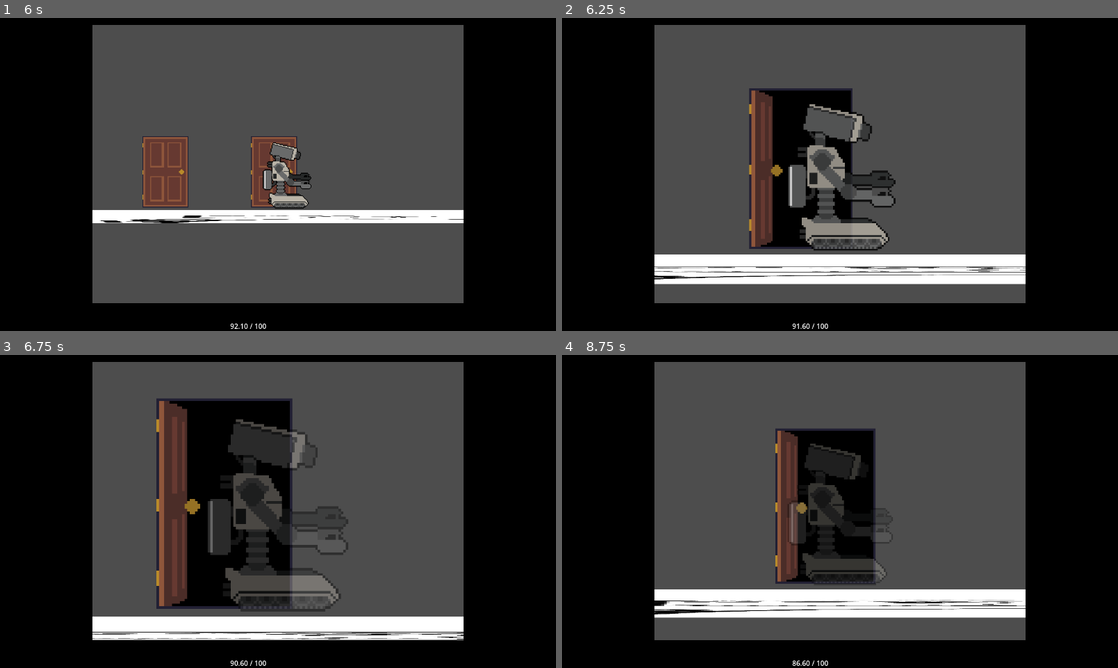
Above: before the commit, frames 1-4 (two rows, left to right).
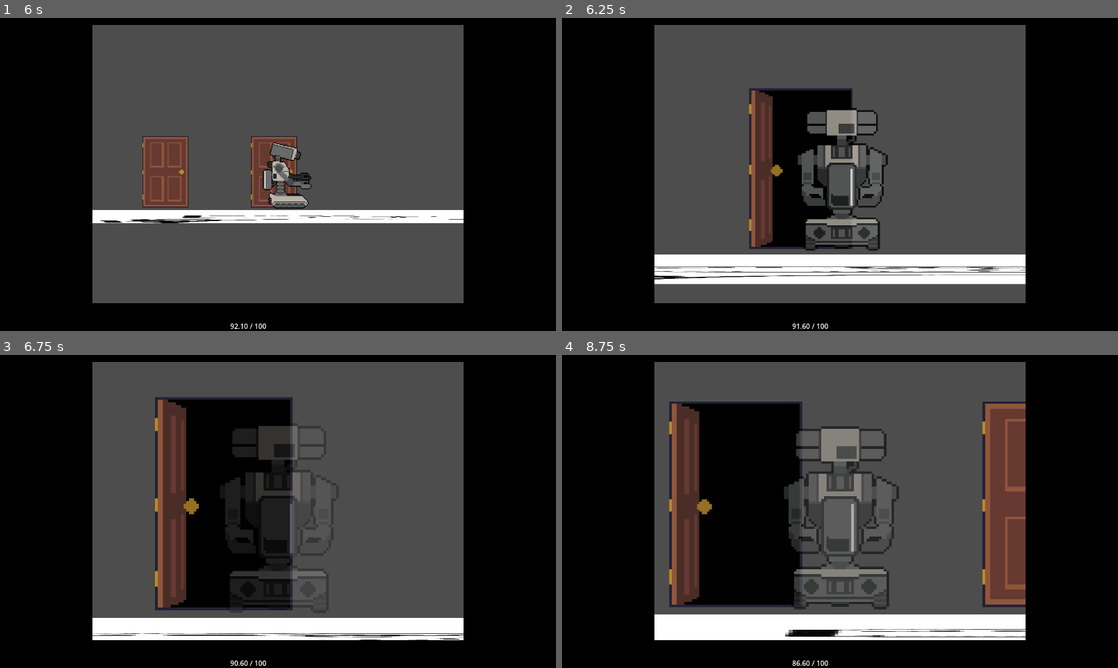
Above: after the commit, the same moments.

Repository: leorCD/Cleaning-Robot
Game: Godot game, scene res://scenes/main menu.tscn
The game is run twice, just before and just after one commit, with the same random seed, the same clock (stepped at 60 frames per second) and the same inputs.
Inputs:
- Up to frame 1 (6 s): click "play" at 0.5 s; click "play" at 1.25 s; tap Enter at 2 s; hold Space (interact, bound only before the commit) 2.03-2.78 s; hold D (right) 2.03-3.53 s; tap W (up) at 2.27, 2.3, 2.57, 2.85, 3.02, 3.32, 3.8, 4.52, 4.82 s; tap Space (interact, bound only before the commit) at 3.05, 4.35, 5.85 s; hold Space (interact, bound only before the commit) 3.53-4.28 s; hold A (left) 3.53-5.78 s; hold W (up) 5.03-5.78 s; tap Escape (escape) at 5.65 s; hold D (right) from 5.78 s (still down)
- Up to frame 2 (6.25 s): keep holding D (right); tap W (up) at 6.02 s
- Up to frame 3 (6.75 s): keep holding D (right); tap W (up) at 6.32 s; hold Space (interact, bound only before the commit) from 6.53 s (still down)
- Up to frame 4 (8.75 s): keep holding D (right); tap W (up) at 6.8, 7.35, 7.52, 7.82, 8.27, 8.3, 8.57 s; release Space (interact, bound only before the commit) at 7.28 s; tap Space (interact, bound only before the commit) at 7.55 s; hold Space (interact, bound only before the commit) from 8.03 s (still down)

Frame 1 is identical in both runs. In frame 2, 4.5% of the frame differs, in the area x 40-60%, y 27-75%; in frame 3, 7.3%; in frame 4, 35%, in the area x 16-84%, y 14-92%.
Error before the commit: Invalid call. Nonexistent function 'interact' in base 'Area2D (sink.gd)'. (res://player/modules/interact_module.gd:15)
Error after the commit: Invalid access to property or key 'position' on a base object of type 'Nil'. (res://player/modules/interact_module.gd:52)

Commit message:
Refactored animation system

Diff:
--- a/objects/door/door.gd
+++ b/objects/door/door.gd
@@ -1,41 +1,53 @@
-extends Area2D
+extends Interactable
 class_name Door
 
 @export var leadsTo : Door = null
+@onready var openTexture : Texture2D = load("res://objects/door/DoorOpen.png")
+@onready var closeTexture : Texture2D = load("res://objects/door/DoorClose.png")
+
+var isTransitioning : bool = false
+func interact(player : Player) -> void:
+	if not leadsTo:
+		return
+	if isTransitioning:
+		return
+
+	isTransitioning = true
+	await enter_door(player)
+	isTransitioning = false
 
 
-@onready var openTexture : Texture2D = load("res://objects/door/DoorOpen.png")
-@onready var closeTexture : Texture2D = load("res://objects/door/DoorClose.png")
-func interact(player : Player) -> void:
-	if not leadsTo: return
-
-	change_texture(openTexture)
-	await fade_player_out(player)
-	change_texture(closeTexture)
-
-	leadsTo.change_texture(openTexture)
-
-	player.global_position = leadsTo.global_position
-
-	await fade_player_in(player)
-	leadsTo.change_texture(closeTexture)
 
 func change_texture(texture : Texture2D) -> void:
 	$DoorSprite.texture = texture
 
+func enter_door(player: Player) -> void:
+	change_texture(openTexture)
 
-func fade_player_out(player: Player) -> void:
 	player.can_move(false)
+	player.actionState = States.ActionState.DOOR_ENTER
 
+	player.modulate.a = 1.0
 	var fadeAway = create_tween()
 	fadeAway.tween_property(player, "modulate:a", 0.0, 1.0)
-
 	await fadeAway.finished
 
+	change_texture(closeTexture)
+	player.global_position = leadsTo.global_position
 
-func fade_player_in(player: Player) -> void:
+	await leadsTo.exit_door(player)
+
+func exit_door(player: Player) -> void:
+	change_texture(openTexture)
+
+	player.actionState = States.ActionState.DOOR_EXIT
+
+	player.modulate.a = 0.0
 	var fadeIn = create_tween()
 	fadeIn.tween_property(player, "modulate:a", 1.0, 1.0)
+	await fadeIn.finished
 
-	await fadeIn.finished
+	change_texture(closeTexture)
 	player.can_move(true)
+
+	player.actionState = States.ActionState.NONE
--- /dev/null
+++ b/player/States.gd
@@ -0,0 +1,15 @@
+class_name States
+
+enum MovementState{ # looping
+	NONE,
+	STANDING,
+	CROUCHING,
+	REACHING,
+}
+
+enum ActionState{ # one shot animations
+	NONE,
+	DIED,
+	DOOR_ENTER,
+	DOOR_EXIT,
+}
--- a/player/interactiontype.gd
+++ /dev/null
@@ -1,8 +0,0 @@
-class_name InteractionType
-
-enum Stance{
-	NONE,
-	STANDING,
-	CROUCHING,
-	REACHING
-}
--- a/player/modules/battery_module.gd
+++ b/player/modules/battery_module.gd
@@ -1,7 +1,7 @@
 extends Node2D
 class_name BatteryModule
 
-@onready var parent : Player = self.get_parent()
+@onready var player : Player = self.get_parent()
 @export var batteryLabel : Label = null
 
 var currBattery : float = 100
@@ -9,7 +9,7 @@
 var batteryDepletionRate : float = 2.0 # per second
 
 func _physics_process(delta: float) -> void:
-	if parent.direction and (not parent.velocity == Vector2.ZERO):
+	if player.direction and (not player.velocity == Vector2.ZERO):
 		subtract_battery(batteryDepletionRate * delta)
 
 	if currBattery <= 0:
@@ -24,4 +24,4 @@
 
 	if currBattery <= 0: # only reached if they just died
 		currBattery = 0
-		parent.die()
+		player.die()
--- a/player/modules/interact_module.gd
+++ b/player/modules/interact_module.gd
@@ -1,35 +1,52 @@
 extends Area2D
 class_name InteractionModule
 
-@onready var parent : Player = self.get_parent()
+@onready var player : Player = self.get_parent()
 @export var TaskHud : CanvasLayer = null
 
 var nearbyInteractables : Array[Node] = []
 var targetInteractable : Node = null
+var isBusy : bool = false
 var currentTask : Cleanable = null
 var taskUI : Node = null
 
 func _unhandled_input(event: InputEvent) -> void:
-	if event.is_action_pressed("up"):
-		if not targetInteractable: return
-		targetInteractable.interact(parent)
+	if event.is_action_pressed("escape"):
+		if currentTask:
+			end_task()
+		isBusy = false
 
-	if event.is_action_pressed("interact"):
-		start_task()
+	if isBusy: return # everything past this point cannot be reached if alraedy interacting
 
-	if event.is_action_pressed("escape"):
-		end_task()
+	if event.is_action_pressed("up") and (not isBusy):
+		if not (targetInteractable and targetInteractable is Interactable):
+			return # if no interactable and target isn't an interactable
+		if isBusy:
+			return
+
+		isBusy = true
+		await targetInteractable.interact(player)
+		isBusy = false
+
+	if event.is_action_pressed("spacebar"):
+		if isBusy:
+			return
+		if start_task():
+			isBusy = true
+
 
 
 # start and end tasks
-func start_task() -> void:
-	if not targetInteractable: return
-	if currentTask: return
+func start_task() -> bool:
+	if not targetInteractable:
+		return false # if there isn't any object to interact with
+	if currentTask:
+		return false # if they're already doing a task
 
-	var currentStance = parent.get_stance()
+	var movementState = player.movementState
 
 	currentTask = targetInteractable
-	taskUI = currentTask.start_task(currentStance)
+	taskUI = currentTask.start_task(movementState)
 
 	$TaskLayer.add_child(taskUI)
 	taskUI.position.y = taskUI.size.y
@@ -38,17 +55,20 @@
 	TweenIn.set_ease(Tween.EASE_OUT)
 	TweenIn.tween_property(taskUI, "position:y", 0.0, 1.0)
 
-	parent.can_move(false)
+	player.can_move(false)
+	return true
 
 func end_task() -> void:
-	if currentTask:
-		currentTask.end_task()
-		currentTask = null
+	if not currentTask:
+		return
 
-		var TweenOut = create_tween()
-		TweenOut.set_trans(Tween.TRANS_QUART)
-		TweenOut.tween_property(taskUI, "position:y", taskUI.size.y, 1.0)
-	parent.can_move(true)
+	currentTask.end_task()
+	currentTask = null
+
+	var TweenOut = create_tween()
+	TweenOut.set_trans(Tween.TRANS_QUART)
+	TweenOut.tween_property(taskUI, "position:y", taskUI.size.y, 1.0)
+	player.can_move(true)
 
 
 
--- a/player/player.gd
+++ b/player/player.gd
@@ -4,18 +4,23 @@
 @onready var sprite = $Sprite2D
 @onready var camera = $Camera2D
 
-var currentStance : InteractionType.Stance = InteractionType.Stance.STANDING # default stance
+signal state_changed
+var movementState : States.MovementState = States.MovementState.STANDING # default State
+var actionState : States.ActionState = States.ActionState.NONE # default State
 
-var gravity : float = 9.81 * 5000
+var gravity : float = 9.81 * 100
+var direction : float
 var speed : int = 2 * 5000
 var crouching : bool = false
 var reaching : bool = false
-var direction : float
 var alive : bool = true
 var freezeMovement : bool = false
 
 func _physics_process(delta: float) -> void:
-	if (not alive) or freezeMovement: return
+	if (not alive):
+		return
+	if freezeMovement:
+		return
 
 	# apply gravity
 	if not self.is_on_floor():
@@ -30,42 +35,26 @@
 	crouching = Input.is_action_pressed("down")
 	reaching = Input.is_action_pressed("up")
 
-	# set current cleaning stance
-	#currentStance = InteractionType.Stance.CROUCH if crouching else InteractionType.Stance.STAND
-	# this above code was replaced since theres 3 stances and not 2
+	# set current movement state (for cleaning tasks)
 	if crouching:
-		change_sprite("crouching")
-		currentStance = InteractionType.Stance.CROUCHING
+		movementState = States.MovementState.CROUCHING
 	elif reaching:
-		change_sprite("reaching")
-		currentStance = InteractionType.Stance.REACHING
+		movementState = States.MovementState.REACHING
 	else:
-		change_sprite("standing")
-		currentStance = InteractionType.Stance.STANDING
+		movementState = States.MovementState.STANDING
 
 	move_and_slide()
 
-var crouchingTexture = preload("res://player/RoombaF.png")
-var standingTexture = preload("res://player/RoombaS.png")
 func _process(_delta: float) -> void:
-	if (not alive) or freezeMovement: return
+	if (not alive) or freezeMovement:
+		return
 
 	if direction == -1:
 		sprite.flip_h = true
 	elif direction == 1:
 		sprite.flip_h = false
 
-func change_sprite(newSpriteName) -> void:
-	match newSpriteName.to_lower():
-		"crouching":
-			sprite.texture = crouchingTexture
-		"standing":
-			sprite.texture = standingTexture
-		#"Reaching":
-			#sprite.texture = crouchTexture
 
-func get_stance() -> InteractionType.Stance:
-	return currentStance
 
 func die() -> void:
 	self.alive = false
--- a/player/player.tscn
+++ b/player/player.tscn
@@ -5,6 +5,9 @@
 [ext_resource type="Script" uid="uid://bbb5iqjvy5g8c" path="res://player/modules/interact_module.gd" id="3_g1dw6"]
 [ext_resource type="Script" uid="uid://bk30v3cqra17j" path="res://player/modules/battery_module.gd" id="3_qjkh3"]
 [ext_resource type="Script" uid="uid://dlax8vfao6kk6" path="res://player/modules/hud_module.gd" id="4_yw30f"]
+[ext_resource type="Texture2D" uid="uid://dbdh2ygijrccc" path="res://player/RoombaF.png" id="6_g6k8r"]
+[ext_resource type="Script" uid="uid://crh2i3ux772w2" path="res://player/player_animator.gd" id="7_boad6"]
+[ext_resource type="Texture2D" uid="uid://dcw5aenhv68b8" path="res://player/RoombaB.png" id="7_rgyib"]
 
 [sub_resource type="RectangleShape2D" id="RectangleShape2D_rkbax"]
 size = Vector2(52, 76)
@@ -27,6 +30,93 @@
 
 [sub_resource type="LabelSettings" id="LabelSettings_rgyib"]
 font = SubResource("SystemFont_boad6")
+
+[sub_resource type="Animation" id="Animation_boad6"]
+length = 0.001
+tracks/0/type = "value"
+tracks/0/imported = false
+tracks/0/enabled = true
+tracks/0/path = NodePath("Sprite2D:texture")
+tracks/0/interp = 1
+tracks/0/loop_wrap = true
+tracks/0/keys = {
+"times": PackedFloat32Array(0),
+"transitions": PackedFloat32Array(1),
+"update": 1,
+"values": [ExtResource("2_qjkh3")]
+}
+
+[sub_resource type="Animation" id="Animation_rgyib"]
+resource_name = "crouching"
+loop_mode = 1
+step = 0.0333
+tracks/0/type = "value"
+tracks/0/imported = false
+tracks/0/enabled = true
+tracks/0/path = NodePath("Sprite2D:texture")
+tracks/0/interp = 1
+tracks/0/loop_wrap = true
+tracks/0/keys = {
+"times": PackedFloat32Array(0),
+"transitions": PackedFloat32Array(1),
+"update": 1,
+"values": [ExtResource("6_g6k8r")]
+}
+
+[sub_resource type="Animation" id="Animation_2ieo8"]
+resource_name = "door_enter"
+tracks/0/type = "value"
+tracks/0/imported = false
+tracks/0/enabled = true
+tracks/0/path = NodePath("Sprite2D:texture")
+tracks/0/interp = 1
+tracks/0/loop_wrap = true
+tracks/0/keys = {
+"times": PackedFloat32Array(0),
+"transitions": PackedFloat32Array(1),
+"update": 1,
+"values": [ExtResource("7_rgyib")]
+}
+
+[sub_resource type="Animation" id="Animation_8t03j"]
+resource_name = "door_exit"
+tracks/0/type = "value"
+tracks/0/imported = false
+tracks/0/enabled = true
+tracks/0/path = NodePath("Sprite2D:texture")
+tracks/0/interp = 1
+tracks/0/loop_wrap = true
+tracks/0/keys = {
+"times": PackedFloat32Array(0),
+"transitions": PackedFloat32Array(1),
+"update": 1,
+"values": [ExtResource("6_g6k8r")]
+}
+
+[sub_resource type="Animation" id="Animation_hg6s5"]
+resource_name = "standing"
+loop_mode = 1
+tracks/0/type = "value"
+tracks/0/imported = false
+tracks/0/enabled = true
+tracks/0/path = NodePath("Sprite2D:texture")
+tracks/0/interp = 1
+tracks/0/loop_wrap = true
+tracks/0/keys = {
+"times": PackedFloat32Array(0),
+"transitions": PackedFloat32Array(1),
+"update": 1,
+"values": [ExtResource("2_qjkh3")]
+}
+
+[sub_resource type="AnimationLibrary" id="AnimationLibrary_8t03j"]
+_data = {
+&"RESET": SubResource("Animation_boad6"),
+&"crouching": SubResource("Animation_rgyib"),
+&"door_enter": SubResource("Animation_2ieo8"),
+&"door_exit": SubResource("Animation_8t03j"),
+&"standing": SubResource("Animation_hg6s5")
+}
 
 [node name="CharacterBody2D" type="CharacterBody2D" unique_id=1653520843]
 script = ExtResource("1_rkbax")
@@ -90,5 +180,11 @@
 grow_vertical = 0
 label_settings = SubResource("LabelSettings_rgyib")
 
+[node name="AnimationModule" type="AnimationPlayer" parent="." unique_id=1491430404]
+libraries/ = SubResource("AnimationLibrary_8t03j")
+script = ExtResource("7_boad6")
+
+[connection signal="state_changed" from="." to="AnimationModule" method="_on_state_changed"]
 [connection signal="area_entered" from="InteractModule" to="InteractModule" method="_on_area_entered"]
 [connection signal="area_exited" from="InteractModule" to="InteractModule" method="_on_area_exited"]
+[connection signal="animation_finished" from="AnimationModule" to="AnimationModule" method="_on_animation_finished"]
--- /dev/null
+++ b/player/player_animator.gd
@@ -0,0 +1,41 @@
+extends AnimationPlayer
+
+@onready var player : Player = self.get_parent()
+var movementAnims = {
+	States.MovementState.CROUCHING : "crouching",
+	States.MovementState.STANDING : "standing",
+	States.MovementState.REACHING : "reaching",
+}
+var actionAnims = {
+	States.ActionState.DIED : "died",
+	States.ActionState.DOOR_ENTER : "door_enter",
+	States.ActionState.DOOR_EXIT : "door_exit",
+}
+
+func _process(_delta: float) -> void:
+	update_sprite()
+
+
+
+func update_sprite() -> void:
+	var actionAnim = actionAnims.get(player.actionState)
+	if actionAnim: # blocks movement animations
+		try_playing(actionAnim)
+		return
+
+	var movementAnim = movementAnims.get(player.movementState)
+	if movementAnim: # if the current state is in the movement animation priority
+		try_playing(movementAnim)
+
+var attemptedAnimationName : String = ""
+func try_playing(newAnimName : String) -> void:
+	if attemptedAnimationName == newAnimName: # if you're trying to play the same anim and it didn't work last time
+		return
+
+	if not self.has_animation(newAnimName): # if animation doesnt exist
+		push_warning("Nonexistent animation/sprite by the name : '" + newAnimName + "'")
+		attemptedAnimationName = newAnimName
+		return
+
+	if self.current_animation != newAnimName:
+		play(newAnimName)
--- a/project.godot
+++ b/project.godot
@@ -52,7 +52,7 @@
 "events": [Object(InputEventKey,"resource_local_to_scene":false,"resource_name":"","device":-1,"window_id":0,"alt_press …(192 unchanged characters)…
 ]
 }
-interact={
+spacebar={
 "deadzone": 0.2,
 "events": [Object(InputEventKey,"resource_local_to_scene":false,"resource_name":"","device":-1,"window_id":0,"alt_press …(191 unchanged characters)…
 ]
--- a/scripts/cleanableObjects/cleanableClass.gd
+++ b/scripts/cleanable_Class.gd
@@ -7,24 +7,24 @@
 @export var ReachingTaskScene : PackedScene = null
 var active_task : Node = null
 
-func start_task(stance : InteractionType.Stance) -> Node:
+func start_task(State : States.MovementState) -> Node:
 	var task_scene : PackedScene = null
 
-	match stance: # match the value of stance to one of the listed values
-		InteractionType.Stance.STANDING: # standing value
+	match State: # match the value of State to one of the listed values
+		States.MovementState.STANDING: # standing value
 			task_scene = StandingTaskScene
 			#start_standing_task()
-		InteractionType.Stance.CROUCHING: # crouching value
+		States.MovementState.CROUCHING: # crouching value
 			task_scene = CrouchingTaskScene
 			#start_crouching_task()
-		InteractionType.Stance.REACHING: # reaching value
+		States.MovementState.REACHING: # reaching value
 			task_scene = ReachingTaskScene
 			#start_reaching_task()
 		_: # default case
 			print("error - something bad happened fix it")
 
 	if task_scene == null:
-		push_warning("no task assigned for " + InteractionType.Stance.keys()[stance] + " on " + name)
+		push_warning("no task assigned for " + States.MovementState.keys()[State] + " on " + name)
 		return
 
 	active_task = task_scene.instantiate()
--- /dev/null
+++ b/scripts/interactable_Class.gd
@@ -0,0 +1,5 @@
+extends Node
+class_name Interactable
+
+func interact(_player : Player) -> void:
+	pass
--- a/tasks/sink/sink.tscn
+++ b/tasks/sink/sink.tscn
@@ -1,6 +1,6 @@
 [gd_scene format=3 uid="uid://dwj8dxk2orq1x"]
 
-[ext_resource type="Script" uid="uid://bbijc464j823o" path="res://scenes/sink.gd" id="1_un3s4"]
+[ext_resource type="Script" uid="uid://bbijc464j823o" path="res://tasks/sink/sink.gd" id="1_un3s4"]
 [ext_resource type="Texture2D" uid="uid://bgm2k0dlyukn6" path="res://textures/sink.png" id="2_y3rjl"]
 
 [sub_resource type="RectangleShape2D" id="RectangleShape2D_dwgg1"]
Binary file added: player/RoombaB.png
Not shown, added: player/RoombaB.png.import
Renamed: player/interactiontype.gd.uid -> player/States.gd.uid
Not shown, added: player/player_animator.gd.uid
Renamed: scripts/cleanableObjects/cleanableClass.gd.uid -> scripts/cleanable_Class.gd.uid
Not shown, added: scripts/interactable_Class.gd.uid
Renamed: scenes/sink.gd -> tasks/sink/sink.gd
Renamed: scenes/sink.gd.uid -> tasks/sink/sink.gd.uid
